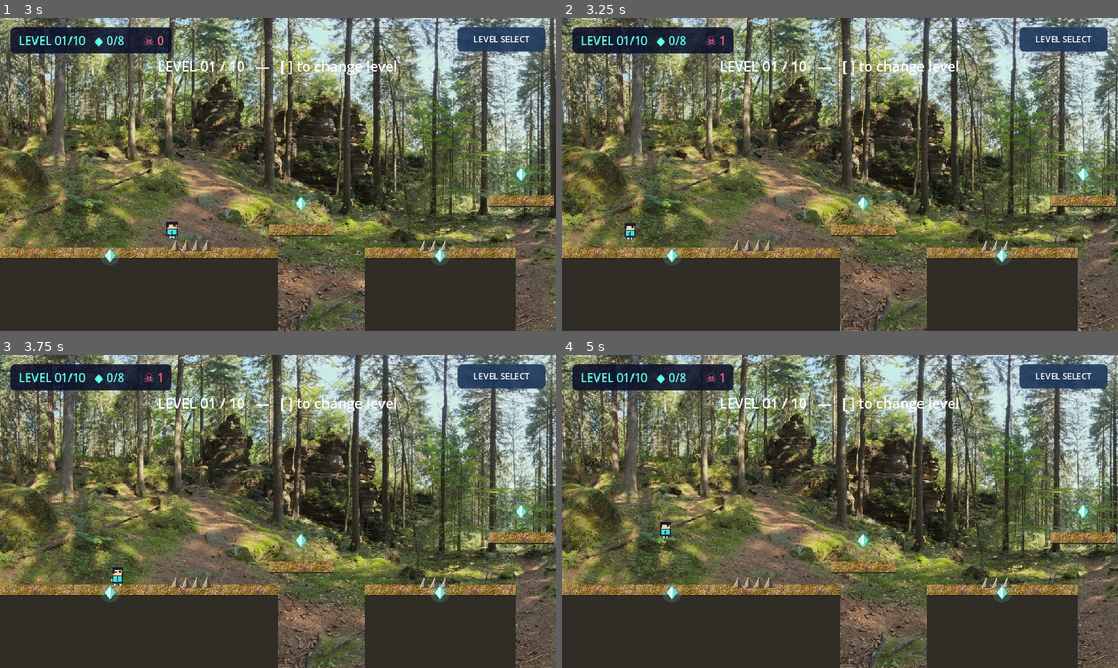
Above: before the commit, frames 1-4 (two rows, left to right).
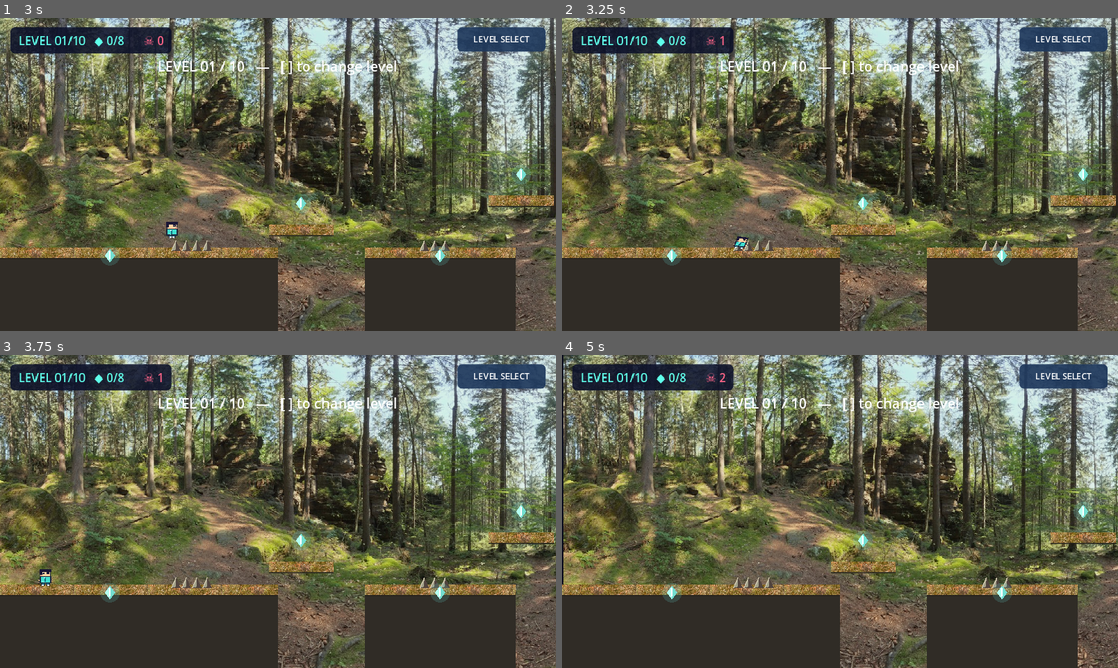
Above: after the commit, the same moments.

Repository: gggevego15-ui/FastWOken
Game: Godot game, scene res://scenes/main.tscn
Same seed, same stepped clock (60 frames per second), same inputs: the game is played once before the commit and once after it.
Inputs:
- Up to frame 1 (3 s): click "LET'S GO!" at 0.5 s; click "01 Forest Entry" at 1.25 s; hold D (move_right) from 2.03 s (still down); tap ] (level_next) at 2.1 s; tap Space (jump) at 2.27 s; tap [ (level_previous) at 2.85 s
- Up to frame 2 (3.25 s): keep holding D (move_right); tap Space (jump) at 3.02 s
- Up to frame 3 (3.75 s): release D (move_right) at 3.53 s; hold A (move_left) from 3.53 s (still down); tap ] (level_next) at 3.6 s
- Up to frame 4 (5 s): release A (move_left) at 4.28 s; hold D (move_right) from 4.28 s (still down); tap [ (level_previous) at 4.35 s; tap Space (jump) at 4.52 s

Frame 1 is identical in both runs. In frame 2, 51% of the frame differs, in the area x 0-100%, y 0-100%; in frame 3, 48%; in frame 4, 51%.

Commit message:
Play death animation before respawning the player

Diff:
--- a/scripts/game.gd
+++ b/scripts/game.gd
@@ -732,15 +732,17 @@
 	message_label.text = "LEVEL %02d CLEAR!  Crystals: %d/%d  —  Press ] for next" % [selected_level + 1, score, crystal_total]
 
 func _respawn() -> void:
-	if won:
-		_load_level(selected_level)
+	if won or not is_instance_valid(player) or player.is_dying:
 		return
 	deaths += 1
-	player.reset_to_spawn()
+	player.play_death_animation()
 	var deaths_label: Label = hud.find_child("Deaths", true, false)
 	if deaths_label:
 		deaths_label.text = "  ☠ %d" % deaths
 	_update_hud()
+	await get_tree().create_timer(0.42).timeout
+	if is_instance_valid(player):
+		player.reset_to_spawn()
 
 func _update_hud() -> void:
 	if is_instance_valid(score_label):
